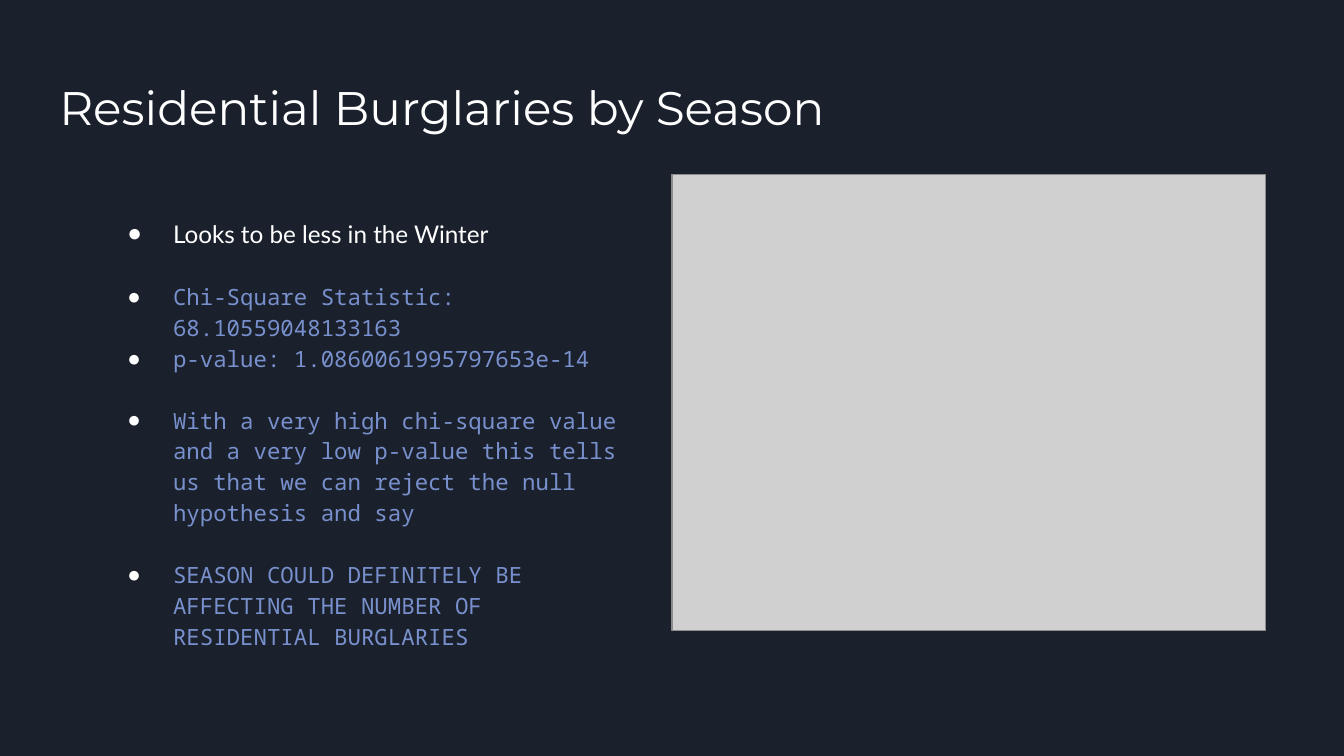
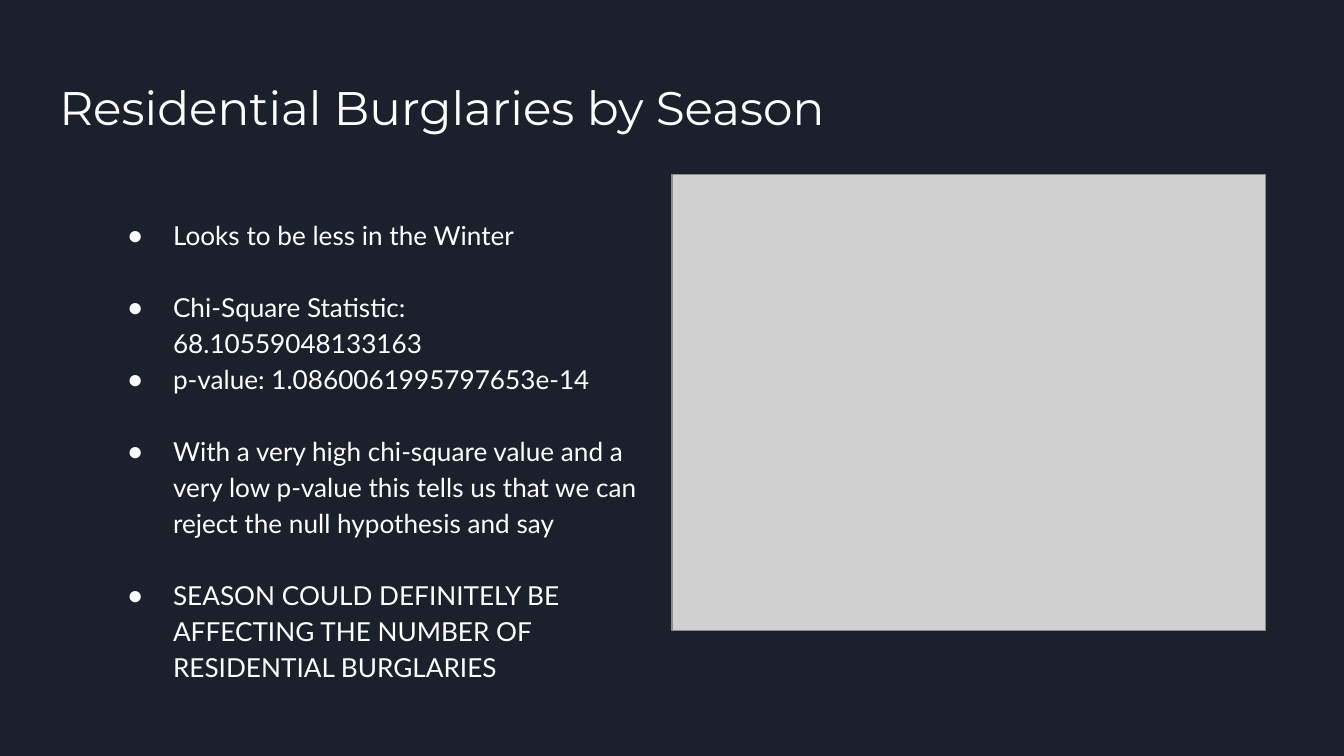
Before and after one commit to oddtexan/Project-1, a slide deck: slide 5 of Project 1 Presentation Final.pptx. Drawn at 1344x756 pixels with LibreOffice and Linux fonts; fonts in the diff are those of the drawing; grey boxes stand for pictures. Boxes give left, top, right and bottom in pixels: in the first picture for what was removed or moved away, otherwise in the second. Text is boxed around its words. In the diff, an @@ line names an element or a change of style, - is before the commit and + after.

```diff
--- a/Project 1 Presentation Final.pptx
+++ b/Project 1 Presentation Final.pptx
@@ text "Looks to be less in ..." at <box>173,225,636,678</box>: size 13 to 14 pt in "Looks to be less in the Winter"; size 12 to 14 pt, font Noto Sans Mono to Lato, text colour #7890CD to #FFFFFF @@
```
Also in this commit, not shown: 4 other slides changed, 4 other files.
